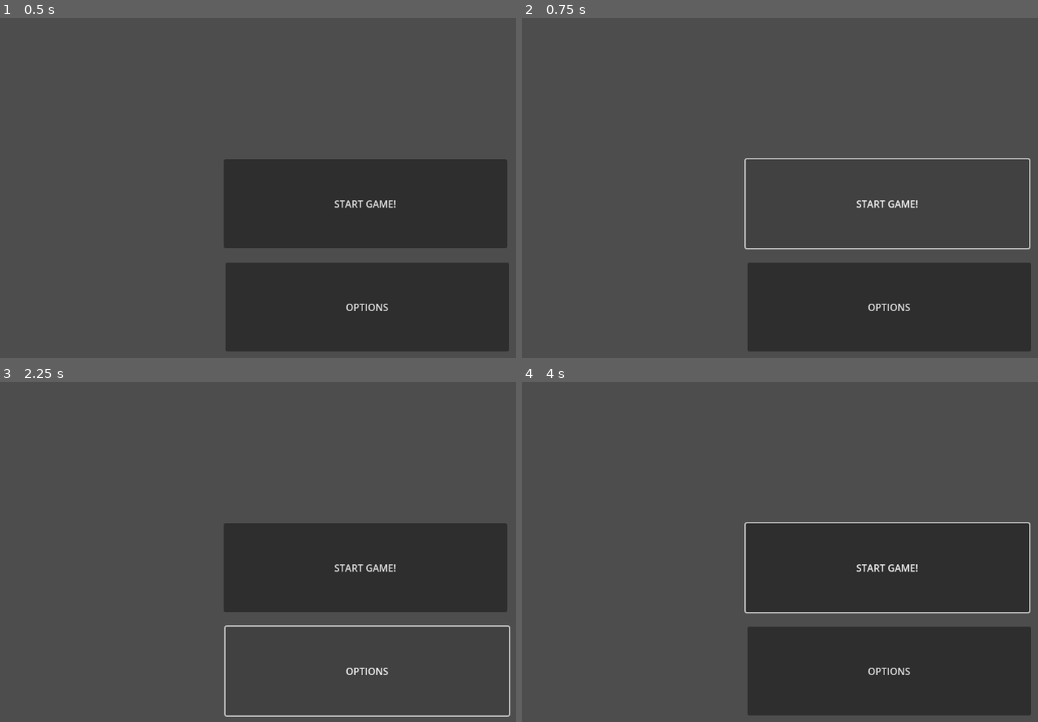
Above: before the commit, frames 1-4 (two rows, left to right).
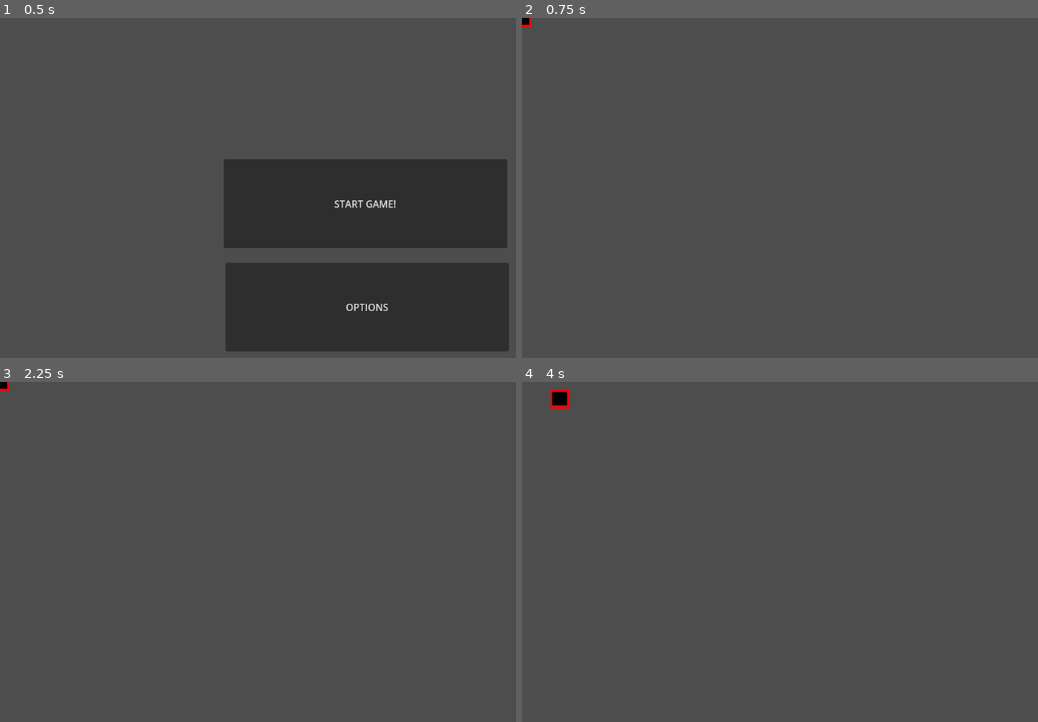
Above: after the commit, the same moments.

Repository: Pi-pol/Tachyon-race
Game: Godot game, scene res://Scenes/MainMenu.tscn
Two runs of this game, one before a commit and one after it. Both use one fixed random seed, a clock stepped at 60 frames per second and the inputs below.
Inputs (mouse positions are in pixels of both pictures, inside the frame that each line leads up to):
- Up to frame 1 (0.5 s): no input
- Up to frame 2 (0.75 s): click "START GAME!" at 0.5 s
- Up to frame 3 (2.25 s): click (366, 569) at 1.25 s, where only the run before the commit has a clickable "START GAME!"; click (366, 671) at 2 s, where only the run before the commit has a clickable "OPTIONS"
- Up to frame 4 (4 s): move the mouse to (1022, 558) at 2.77 s; hold Right (ui_right) 2.78-3.53 s; click (1022, 558) at 2.92 s; move the mouse to (728, 596) at 3.52 s; hold Down (ui_down) from 3.53 s (still down)

Frame 1 is identical in both runs. In frame 2, 15% of the frame differs, in the area x 0-99%, y 0-98%; in frame 3, 15%; in frame 4, 29%, in the area x 5-99%, y 2-98%.

Commit message:
Main menu v0.1

Diff:
--- /dev/null
+++ b/Scenes/Button_start.gd
@@ -0,0 +1,11 @@
+extends "res://Scripts/startbutton.gd"
+
+
+# Called when the node enters the scene tree for the first time.
+func _ready():
+	pass # Replace with function body.
+
+
+# Called every frame. 'delta' is the elapsed time since the previous frame.
+func _process(delta):
+	pass
--- a/Scenes/MainMenu.tscn
+++ b/Scenes/MainMenu.tscn
@@ -1,8 +1,11 @@
-[gd_scene format=3 uid="uid://bkcp1asj2tfgc"]
+[gd_scene load_steps=2 format=3 uid="uid://bkcp1asj2tfgc"]
+
+[ext_resource type="Script" path="res://Scripts/MainMenu.gd" id="1_3mu4k"]
 
 [node name="Node2D" type="Node2D"]
+script = ExtResource("1_3mu4k")
 
-[node name="Button" type="Button" parent="."]
+[node name="StartButton" type="Button" parent="."]
 offset_left = 370.0
 offset_top = 234.0
 offset_right = 839.0
--- /dev/null
+++ b/Scripts/MainMenu.gd
@@ -0,0 +1,8 @@
+extends Node
+
+func _ready():
+	var startButton = get_node("StartButton")
+	startButton.pressed.connect(self._on_button_pressed)
+
+func _on_button_pressed():
+	get_tree().change_scene_to_file("res://Scenes/1stlevel.tscn")
Not shown: 1 places in Scenes/1stlevel.tscn that only renumber resources
Empty file added: Scripts/startbutton.gd
